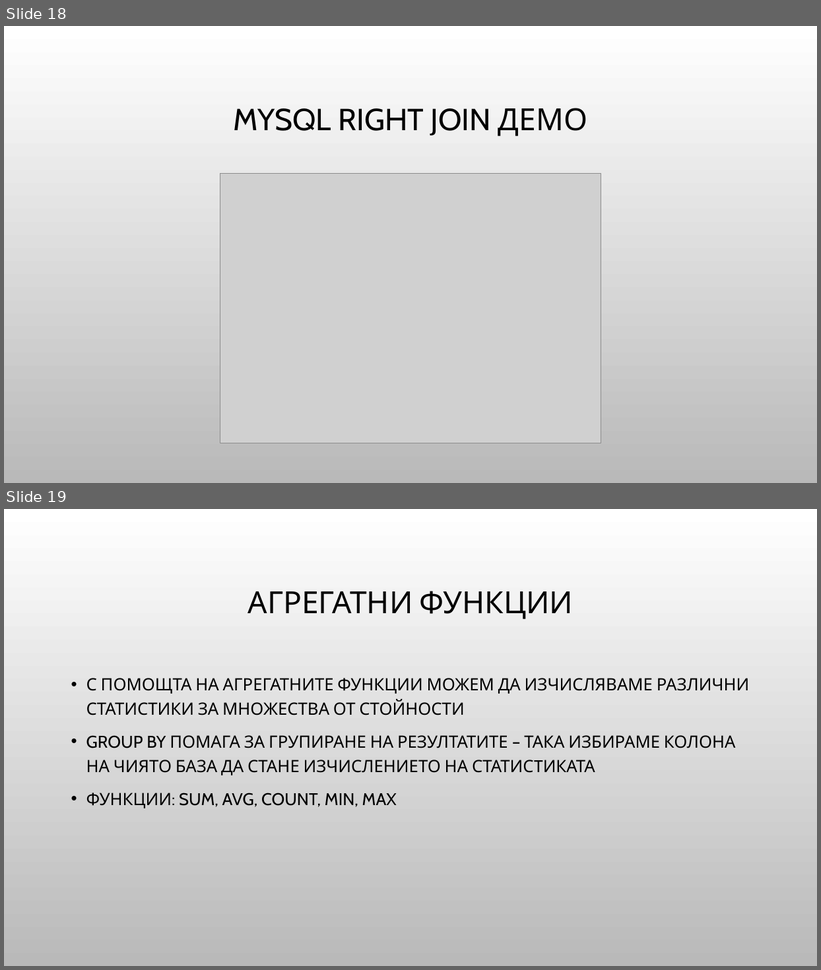
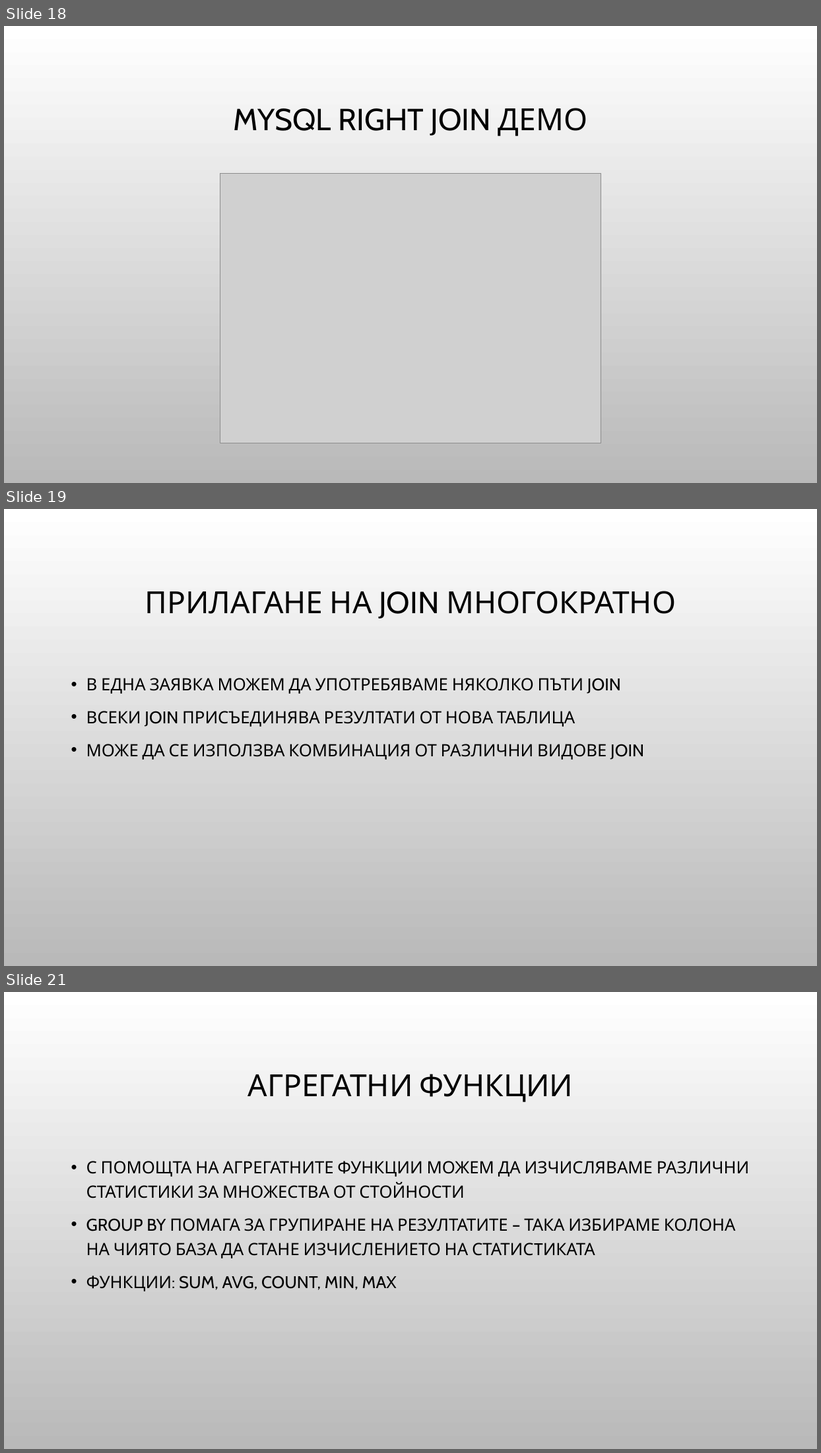
Before and after one commit to Bilyukov/php-mysql-course, a slide deck: 10.advanced-mysql.pptx. Shown one above the other, each under a label of ours: slides 18 and 19 before the commit, slides 18, 19 and 21 after it; the slides between them are not shown. The pictures are 821x970 and 821x1453 pixels, drawn with LibreOffice and Linux fonts; fonts in the diff are those of the drawing; grey boxes stand for pictures; background and template pictures are left out. Boxes give left, top, right and bottom in pixels: in the first picture for what was removed or moved away, otherwise in the second. Text is boxed around its words. In the diff, an @@ line names an element or a change of style, - is before the commit and + after.

```diff
--- a/10.advanced-mysql.pptx
+++ b/10.advanced-mysql.pptx
@@ slide 19 added at bbox=[4, 509, 817, 966], background picture (left out) @@
@@ title added at bbox=[145, 591, 676, 619], 36 pt, text #000000 @@
+ПРИЛАГАНЕ НА JOIN МНОГОКРАТНО
@@ text added at bbox=[86, 678, 644, 760], 20 pt, text #000000 @@
+• В ЕДНА ЗАЯВКА МОЖЕМ ДА УПОТРЕБЯВАМЕ НЯКОЛКО ПЪТИ JOIN
+• ВСЕКИ JOIN ПРИСЪЕДИНЯВА РЕЗУЛТАТИ ОТ НОВА ТАБЛИЦА
+• МОЖЕ ДА СЕ ИЗПОЛЗВА КОМБИНАЦИЯ ОТ РАЗЛИЧНИ ВИДОВЕ JOIN
@@ what was slide 19 is now slide 21 @@
```
Also in this commit, not shown: 1 other slide added, 6 other files.
